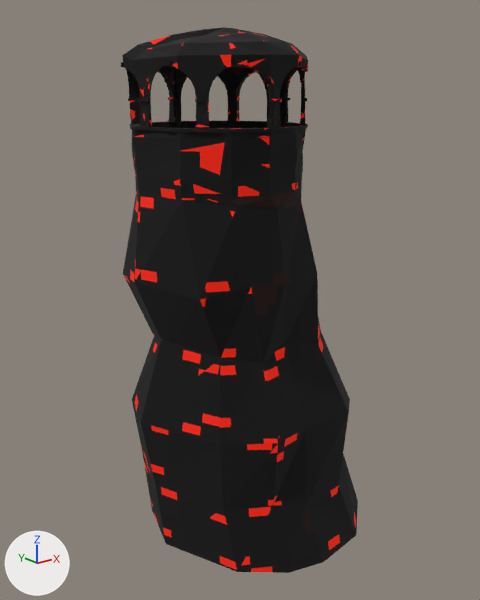
The glTF model tower/models/tower_arches.glb, before and after one commit.
Before and after are seen from a camera (50 mm lens) standing at (-36.0, -47.9, 5.1) and looking at (1.9, -0.5, -13.9). The lights are fixed; the arrows at lower left show +X, +Y and +Z. The older version comes first. Objects named as collision shapes, trigger or cutter boxes, shadow casters or lower levels of detail are left out. Vertices at exactly the same position are counted once.

The scene before the commit, as lines of its bpy script (objects in view):
```python
me_towerrock = bpy.data.meshes.new('TowerRock')
me_towerrock.from_pydata(...)  # 1899 vertices, 3816 faces; spans x -8.7..13.3, y -11.7..10.3, z -37.3..10.2
me_towerrock.materials.append(mat_hellrock)
ob_towerrock = bpy.data.objects.new('TowerRock', me_towerrock)
ob_towerrock.location = (0.0, 0.0, 0.0)
```
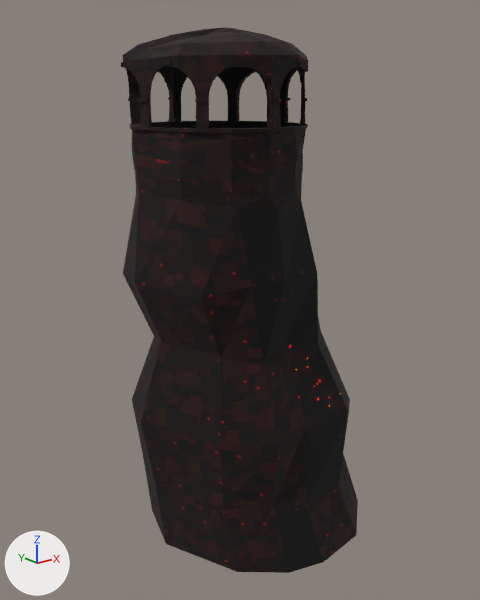
Changed parts and their boxes (x1, y1, x2, y2) in the pictures (480 x 600 px):
part 1 of me_towerrock, surface changed: (122, 29, 357, 573) in both

The change in detail:
me_towerrock has 1899 vertices, 3816 faces and spans x -8.7..13.3, y -11.7..10.3, z -37.3..10.2.
me_towerrock is used by ob_towerrock; location (0.0, 0.0, 0.0).
me_towerrock part 1: 3816 kept faces spanning x -8.7..13.3, y -11.7..10.3, z -37.3..10.2 get new texture (UV) coordinates.
